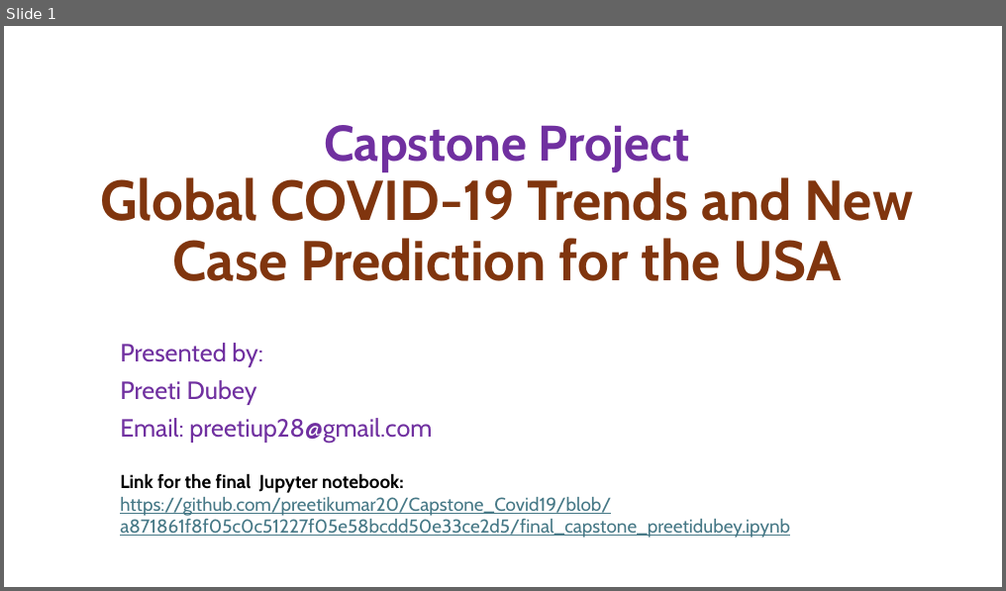
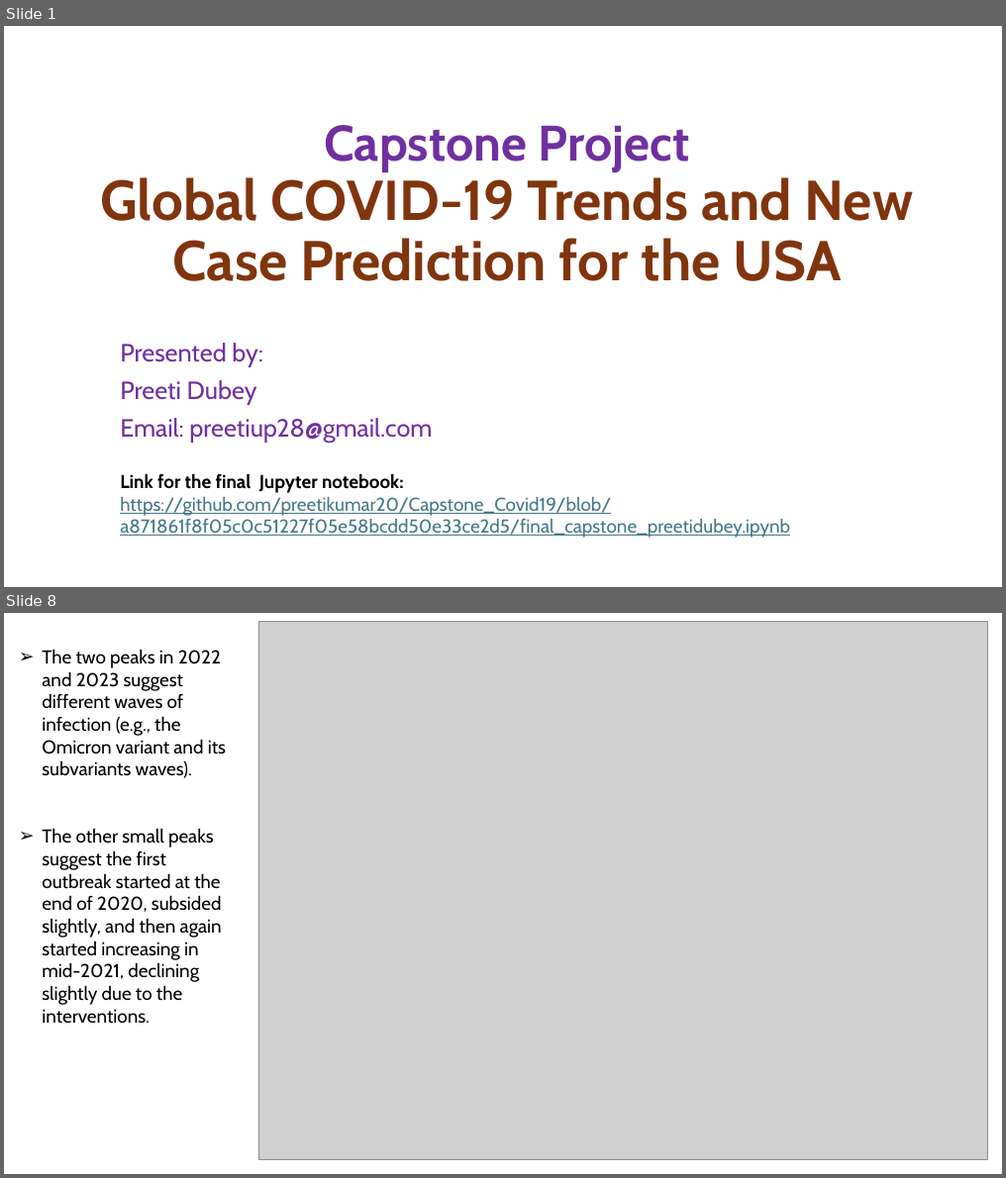
Before and after one commit to preetikumar20/Capstone_Covid19, a slide deck: Final_Capstone_Slides_PreetiDubey.pptx. Shown one above the other, each under a label of ours: slide 1 before the commit, slides 1 and 8 after it; the slides between them are not shown. The pictures are 1006x591 and 1006x1178 pixels, drawn with LibreOffice and Linux fonts; fonts in the diff are those of the drawing; grey boxes stand for pictures. Boxes give left, top, right and bottom in pixels: in the first picture for what was removed or moved away, otherwise in the second. Text is boxed around its words. In the diff, an @@ line names an element or a change of style, - is before the commit and + after.

```diff
--- a/Final_Capstone_Slides_PreetiDubey.pptx
+++ b/Final_Capstone_Slides_PreetiDubey.pptx
@@ slide 8 added at [4,613,1002,1174], background #FFFFFF @@
@@ picture added at [258,621,988,1159] @@
@@ text added at [42,649,226,1024], 18 pt, text #000000 @@
+➢ The two peaks in 2022 and 2023 suggest different waves of infection (e.g., the Omicron variant and its subvariants waves).
+➢ The other small peaks suggest the first outbreak started at the end of 2020, subsided slightly, and then again started increasing in mid-2021, declining slightly due to the interventions.
```
Also in this commit, not shown: 3 slides changed, 4 other slides added, 4 slides removed, 2 other files.
